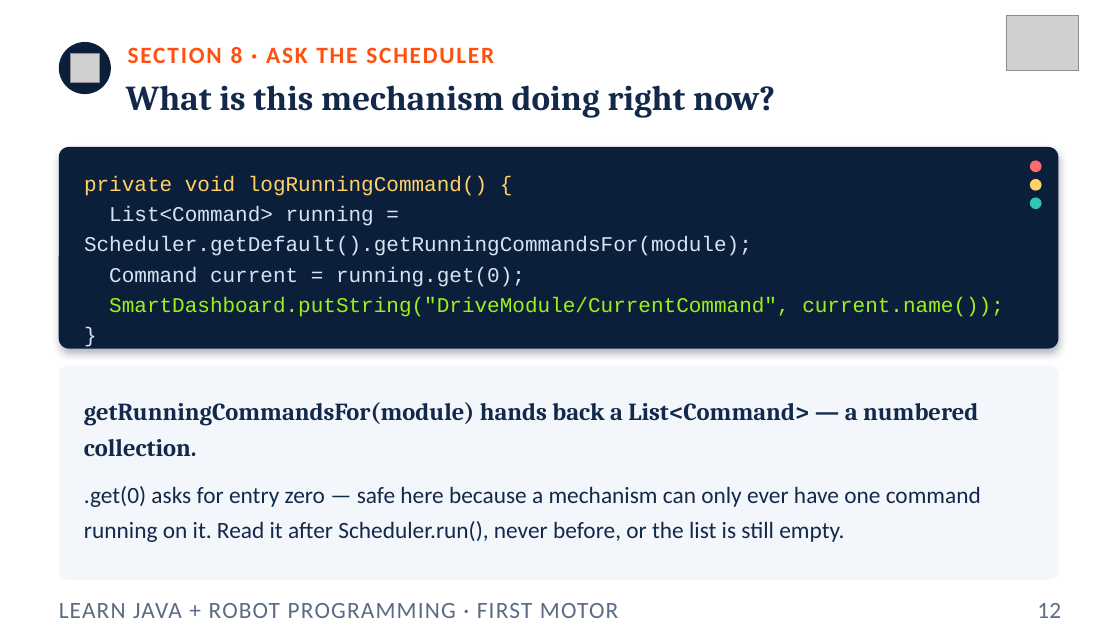
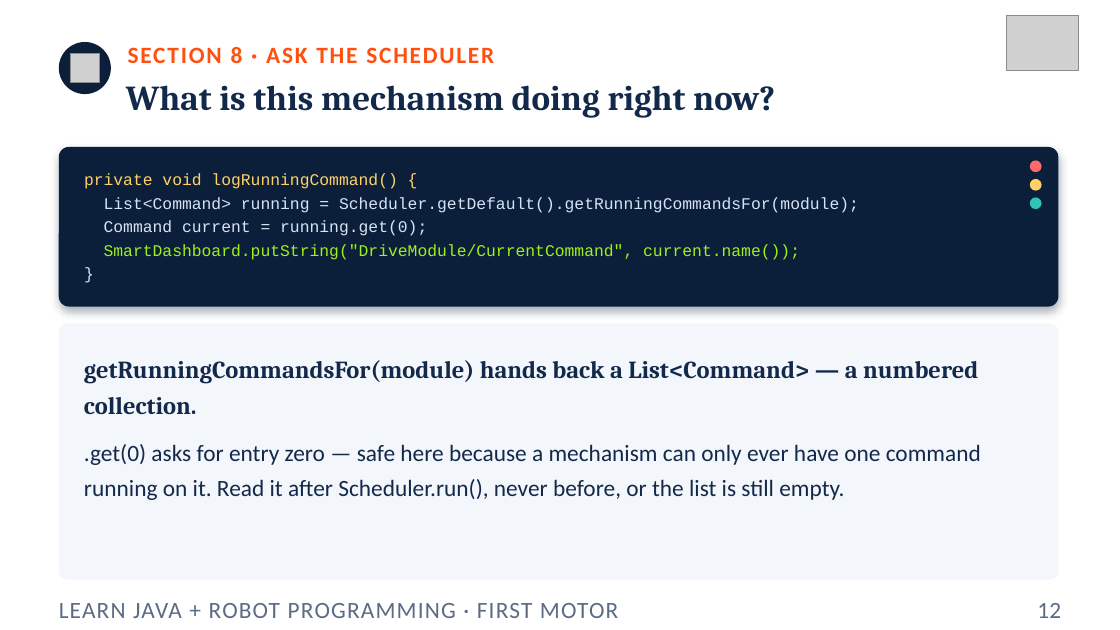
Before and after one commit to FRC5010/BasicRobotLessons, a slide deck: slide 12 of docs/presentations/v3/01-first-motor.pptx. Drawn at 1120x630 pixels with LibreOffice and Linux fonts; fonts in the diff are those of the drawing; grey boxes stand for pictures. Boxes give left, top, right and bottom in pixels: in the first picture for what was removed or moved away, otherwise in the second. Text is boxed around its words. In the diff, an @@ line names an element or a change of style, - is before the commit and + after.

```diff
--- a/docs/presentations/v3/01-first-motor.pptx
+++ b/docs/presentations/v3/01-first-motor.pptx
@@ rounded rectangle at (59, 147, 1059, 307): proportions changed @@
@@ rounded rectangle: place and size @@
-rounded rectangle at (59, 147, 1059, 349)
+rounded rectangle at (59, 147, 1059, 307)
@@ text "private void logRunningCommand() {" at (84, 173, 859, 260): size 18 to 14 pt @@
@@ rounded rectangle: place and size @@
-rounded rectangle at (59, 365, 1059, 580)
+rounded rectangle at (59, 323, 1059, 580)
@@ rounded rectangle at (59, 323, 1059, 580): proportions changed @@
@@ text "getRunningCommandsFor(module) hands back a List<Command> ...": place and size @@
-text "getRunningCommandsFor(module) hands back a List<Command> ..." at (84, 402, 978, 456)
+text "getRunningCommandsFor(module) hands back a List<Command> ..." at (84, 360, 978, 414)
@@ text ".get(0) asks for entry zero ...": place and size @@
-text ".get(0) asks for entry zero ..." at (84, 486, 981, 542)
+text ".get(0) asks for entry zero ..." at (84, 444, 981, 500)
```
Also in this commit, not shown: 7 other slides changed, 11 other files.
